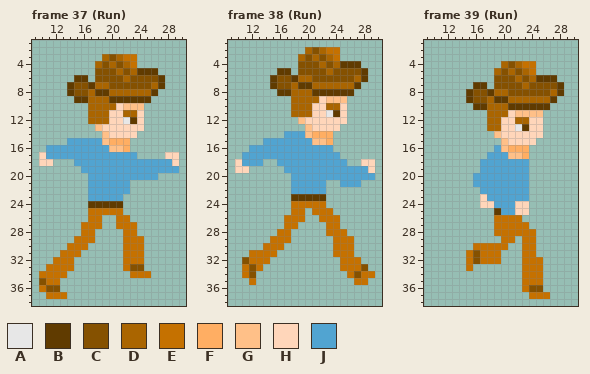
Two states of a pixel-art file, Assets/Characters/Test/Test2Animation_40x40_run_legs.ase. This is how it looked before the edit.
40x40 pixels, 105 frames. Shown: frame 37 (Run): x 9..30, y 1..38; frame 38 (Run): x 9..30, y 1..38; frame 39 (Run): x 9..30, y 1..38. The commit also changed other frames, which this record leaves out.
Visible layers, top first: "Right hand", "Shirt", "Hat", "Head", "Pants", "Left hand", "Right foot", "Left foot", "Main".
Palette (. is transparent): A #e7e7e7  B #603b00  C #855100  D #aa6500  E #c57100  F #ffae63  G #ffc088  H #ffd6ba  J #51a4d1
Pixels before, frame 37 (Run), first column x 10:
 3 .........DCDEE......
 4 ........DCDCDE......
 5 ........CCCDCDBBB...
 6 .....BB.CCCCDCCCCB..
 7 ....BCCBDDCCCCCCDB..
 8 ....BCCDBBDDDDDDB...
 9 .....BBDDDBBBBBB....
10 .......DDDDHGGG.....
11 .......DDDHHDDH.....
12 .......DDDHHABH.....
13 ........GHHHHHH.....
14 .........GHHHH......
15 ....JJJJJGFFF.......
16 .JJJJJJJJJGGF.......
17 HJJJJJJJJJJJJJ....HH
18 HH...JJJJJJJJJJJJJJH
19 ......JJJJJJJJJJJJJJ
20 .......JJJJJJJJJJ...
21 .......JJJJJJ.......
22 .......JJJJJJ.......
23 .......JJJJJ........
24 .......BBBBB........
25 .......EEEEE........
26 .......EE..EE.......
27 ......EEE..EEE......
28 ......EE....EE......
29 .....EEE....EEE.....
30 ....EEE.....EEE.....
31 ...EEE......EEE.....
32 ..EEE.......EEE.....
33 .EEEE.......ECC.....
34 EEEE.........EEE....
35 CEE.................
36 ECC.................
37 .EEE................
Pixels before, frame 38 (Run), first column x 10:
 2 ..........DCDEE.....
 3 .........DCDCDE.....
 4 .........CCCDCDBBB..
 5 ......BB.CCCCDCCCCB.
 6 .....BCCBDDCCCCCCDB.
 7 .....BCCDBBDDDDDDB..
 8 ......BBDDDBBBBBB...
 9 ........DDDDHGGG....
10 ........DDDHHDDH....
11 ........DDDHHABH....
12 .........GHHHHHH....
13 ..........GHHHH.....
14 .......JJJGFFF......
15 ....JJJJJJJGGF......
16 ..JJJJJJJJJJJJ......
17 .JJJJJJJJJJJJJJ.....
18 HJJJ..JJJJJJJJJJ..HH
19 HH.....JJJJJJJJJJJJH
20 ........JJJJJJJJJJJJ
21 ........JJJJJ..JJJ..
22 ........JJJJJ.......
23 ........BBBBB.......
24 ........EEEEE.......
25 ........EE.EEE......
26 .......EEE..EEE.....
27 .......EE....EE.....
28 ......EE.....EEE....
29 .....EEE......EEE...
30 ....EEE.......EEE...
31 ..EEEE........EEE...
32 .CEEE..........EEE..
33 .ECE...........EEEC.
34 .EC.............ECEE
35 ..E..............EE.
Pixels before, frame 39 (Run), first column x 15:
 4 .....DCDEE....
 5 ....DCDCDE....
 6 ....CCCDCDBBB.
 7 .BB.CCCCDCCCCB
 8 BCCBDDCCCCCCDB
 9 BCCDBBDDDDDDB.
10 .BBDDDBBBBBB..
11 ...DDDHGGGG...
12 ...DDHHDDHH...
13 ...DDHHABHH...
14 ....GHHHHHH...
15 .....GHHHH....
16 ....JGFFF.....
17 ...JJJGGF.....
18 ..JJJJJJJ.....
19 ..JJJJJJJ.....
20 .JJJJJJJJ.....
21 .JJJJJJJJ.....
22 ..JJJJJJJ.....
23 ..HJJJJJJ.....
24 ..HHJJJHH.....
25 ....BJJHH.....
26 ....EEEE......
27 ....EEEEE.....
28 ....EEEEEE....
29 .....EE.EE....
30 .EEEEE..EE....
31 ECEEE...EE....
32 ECEEE...EEE...
33 E.......EEE...
34 ........EEE...
35 ........EEE...
36 ........ECC...
37 .........EEE..
Now the later version:
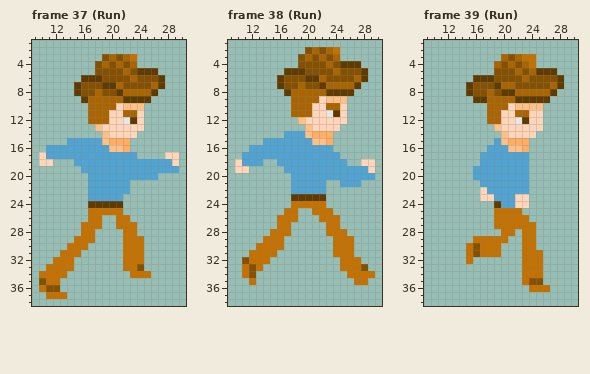
The edit:
Changed rows in their new state; - is an unchanged pixel.
Frame 37 (Run), layers "Hat", "Right foot":
first column x 14:
 3 -----CDCD-
 4 ----CDCDCD
 5 -------CDC
 6 -.-BB---CD
 7 .B-CCBBD--
 8 .B-CDCCB--
 9 -.----DD--
first column x 23:
33 E
Frame 38 (Run), layers "Hat", "Pants", "Right foot":
first column x 15:
 2 -----CDCD-
 3 ----CDCDCD
 4 -------CDC
 5 -.-BB---CD
 6 .B-CCBBD--
 7 .B-CDCCB--
 8 -.----DD--
first column x 13:
25 ----E-.
26 ---E--.
27 ---E-.-
28 --E----
29 -E--.--
30 E------
first column x 27:
34 E
Frame 39 (Run):
first column x 15:
 3 -----DCDEE----
 4 ----DCDCD-----
 5 ----C-CDCDBBB-
 6 -BBB---CDCCCCB
 7 BCCCBDD-C---D-
 8 ---DCBBDDDDDB.
 9 .BB-DD-BBBBB.-
10 -..---HGGGG.--
11 -----H-DDHH---
12 -------AB-----
13 ---.G--HH-----
14 ----.G----.---
15 ----J-FFF.----
16 ---J-JGG------
17 --J---JJJ-----
19 -J------------
21 -.------------
22 --H-----------
23 ---H---HH-----
24 --..B---------
25 ----EEEE.-----
26 --------E-----
27 ---------E----
28 ----.--.------
29 -EEEE-.-------
30 EC---.--------
31 ----------E---
32 -....---------
33 .-------------
35 ---------CC---
36 --------.EEE--
37 ---------...--
Boxes around the changes in both pictures, in picture pixels (x1, y1, x2, y2):
changed: (67, 54, 137, 103)
changed: (130, 264, 137, 271)
changed: (270, 47, 340, 96)
changed: (256, 208, 305, 250)
changed: (354, 271, 361, 278)
changed: (466, 54, 564, 299)
